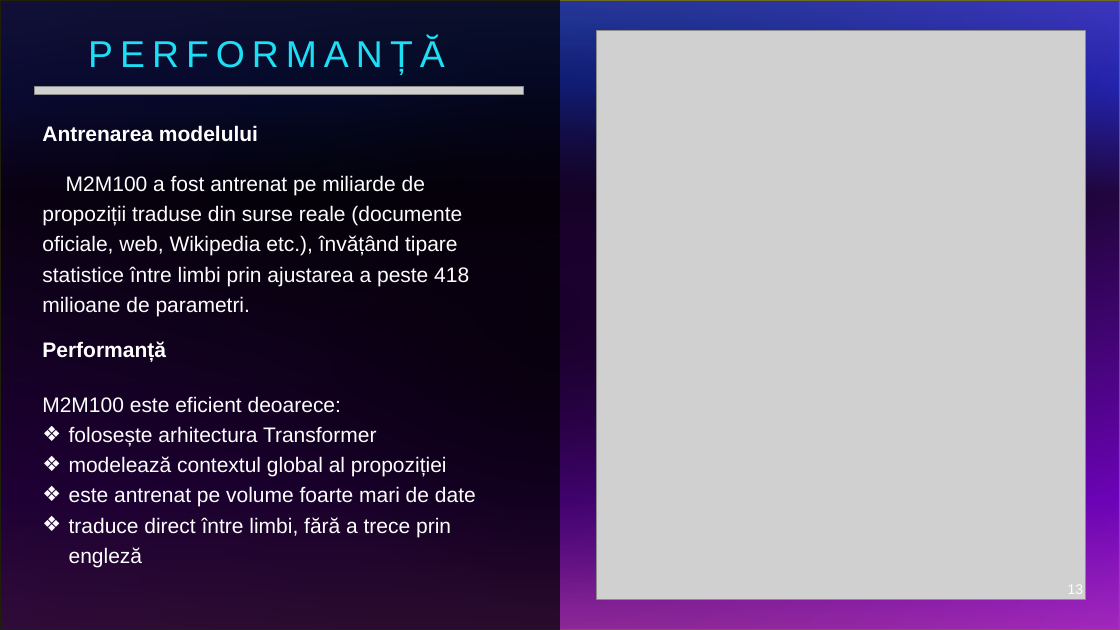
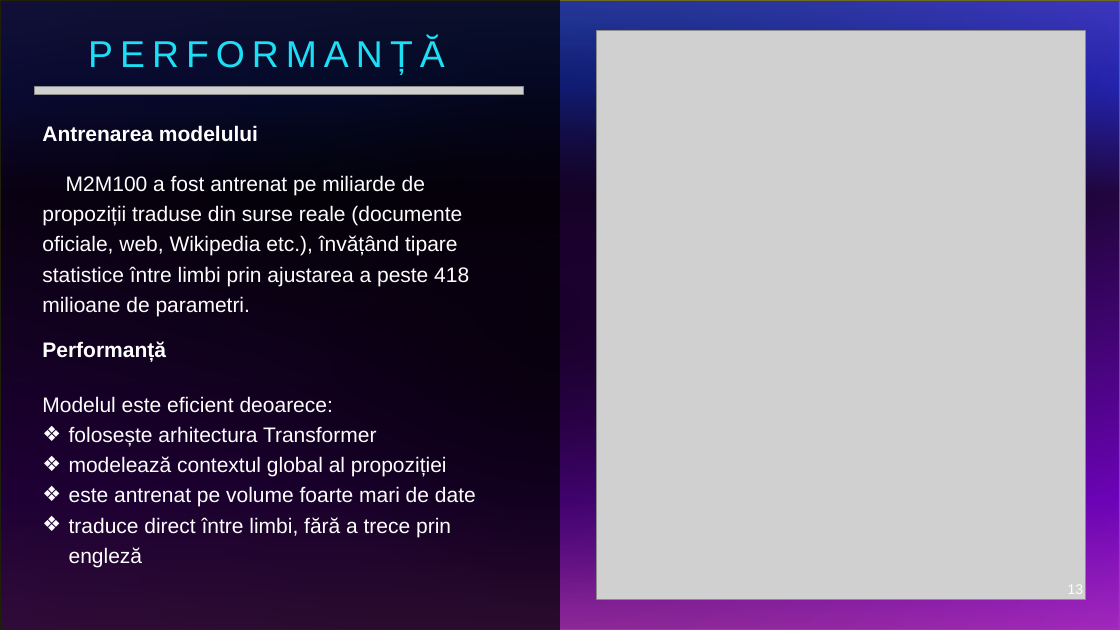
Before and after one commit to MateiDariusIonut/Translator-App, a slide deck: slide 13 of docs/Aplicație traducere.pptx. Drawn at 1120x630 pixels with LibreOffice and Linux fonts; fonts in the diff are those of the drawing; grey boxes stand for pictures. Boxes give left, top, right and bottom in pixels: in the first picture for what was removed or moved away, otherwise in the second. Text is boxed around its words. In the diff, an @@ line names an element or a change of style, - is before the commit and + after.

```diff
--- a/docs/Aplicație traducere.pptx
+++ b/docs/Aplicație traducere.pptx
@@ text at box(42, 396, 333, 413): text changed @@
-M2M100 este eficient deoarece:
+Modelul este eficient deoarece:
```
Also in this commit, not shown: 7 other files.
